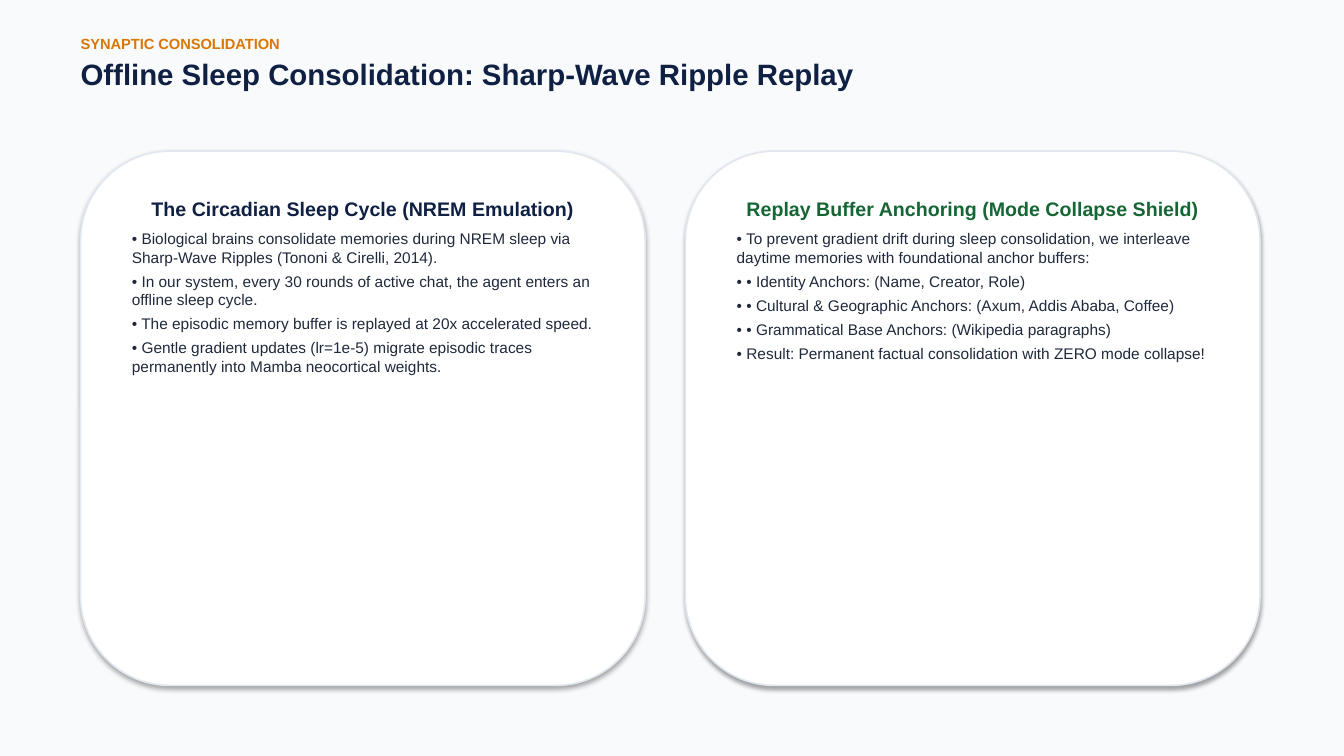
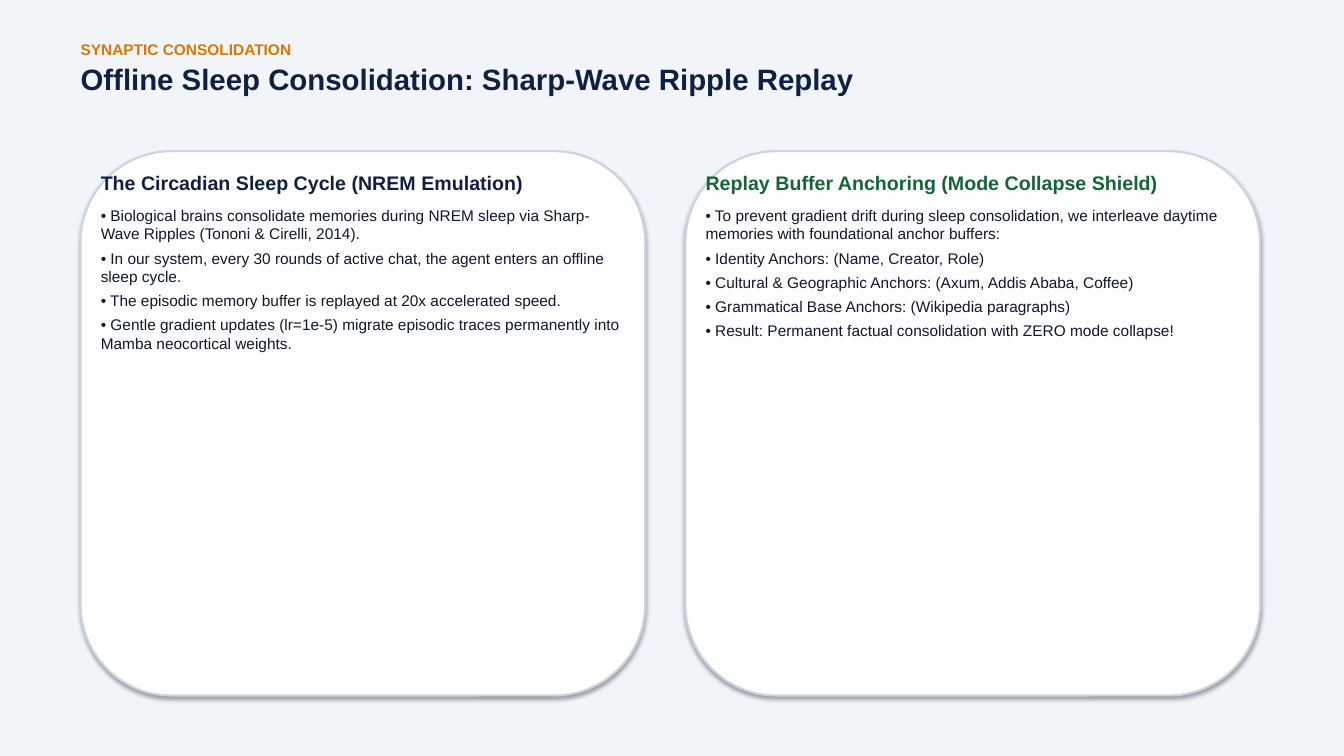
Before and after one commit to BekiChemeda/ML-Research, a slide deck: slide 26 of AMHARIC_MAMBA_PRESENTATION.pptx. Drawn at 1344x756 pixels with LibreOffice and Linux fonts; fonts in the diff are those of the drawing. Boxes give left, top, right and bottom in pixels: in the first picture for what was removed or moved away, otherwise in the second. Text is boxed around its words. In the diff, an @@ line names an element or a change of style, - is before the commit and + after.

Commit message:
Fix text rendering across all 31 slides in PPTX and PDF

```diff
--- a/AMHARIC_MAMBA_PRESENTATION.pptx
+++ b/AMHARIC_MAMBA_PRESENTATION.pptx
@@ background #F8FAFC to #F1F5F9 @@
@@ text at bbox=[81, 44, 291, 55]: size 10.5 to 11 pt in "SYNAPTIC CONSOLIDATION" @@
@@ rounded rectangle: place and size @@
-rounded rectangle at bbox=[81, 151, 645, 686]
+rounded rectangle at bbox=[81, 151, 645, 696]
@@ rounded rectangle at bbox=[81, 151, 645, 696]: outline #E2E8F0 1.2 pt to #CBD5E1 1.5 pt @@
@@ text added at bbox=[101, 175, 619, 352], 11 pt, text #0F172A @@
+The Circadian Sleep Cycle (NREM Emulation)
+• Biological brains consolidate memories during NREM sleep via Sharp-Wave Ripples (Tononi & Cirelli, 2014).
+• In our system, every 30 rounds of active chat, the agent enters an offline sleep cycle.
+• The episodic memory buffer is replayed at 20x accelerated speed.
+• Gentle gradient updates (lr=1e-5) migrate episodic traces permanently into Mamba neocortical weights.
@@ rounded rectangle added at bbox=[686, 151, 1260, 696], fill #FFFFFF, outline #CBD5E1 1.5 pt @@
@@ text at bbox=[706, 175, 1217, 339]: text colour #1E293B to #0F172A in "• To prevent gradient drift during sleep ...", "• Result: Permanent factual consolidation with ZERO ..."; alignment centre to left; more space between paragraphs @@
@@ text "Replay Buffer Anchoring (Mode Collapse ...": place and size @@
-text "Replay Buffer Anchoring (Mode Collapse ..." at bbox=[686, 151, 1260, 686]
+text "Replay Buffer Anchoring (Mode Collapse ..." at bbox=[706, 175, 1217, 339]
@@ text "Replay Buffer Anchoring (Mode Collapse ..." at bbox=[706, 175, 1217, 339]: fill #FFFFFF to none; outline #E2E8F0 1.2 pt to none; shadow off @@
@@ text in rounded rectangle at bbox=[132, 201, 592, 376]: text removed @@
-The Circadian Sleep Cycle (NREM Emulation)
-• Biological brains consolidate memories during NREM sleep via Sharp-Wave Ripples (Tononi & Cirelli, 2014).
-• In our system, every 30 rounds of active chat, the agent enters an offline sleep cycle.
-• The episodic memory buffer is replayed at 20x accelerated speed.
-• Gentle gradient updates (lr=1e-5) migrate episodic traces permanently into Mamba neocortical weights.
@@ text at bbox=[715, 253, 1070, 315]: text changed; text colour #1E293B to #0F172A @@
-• • Identity Anchors: (Name, Creator, Role)
-• • Cultural & Geographic Anchors: (Axum, Addis Ababa, Coffee)
-• • Grammatical Base Anchors: (Wikipedia paragraphs)
+• Identity Anchors: (Name, Creator, Role)
+• Cultural & Geographic Anchors: (Axum, Addis Ababa, Coffee)
+• Grammatical Base Anchors: (Wikipedia paragraphs)
```
Also in this commit, not shown: 29 other slides changed, 1 other file.
